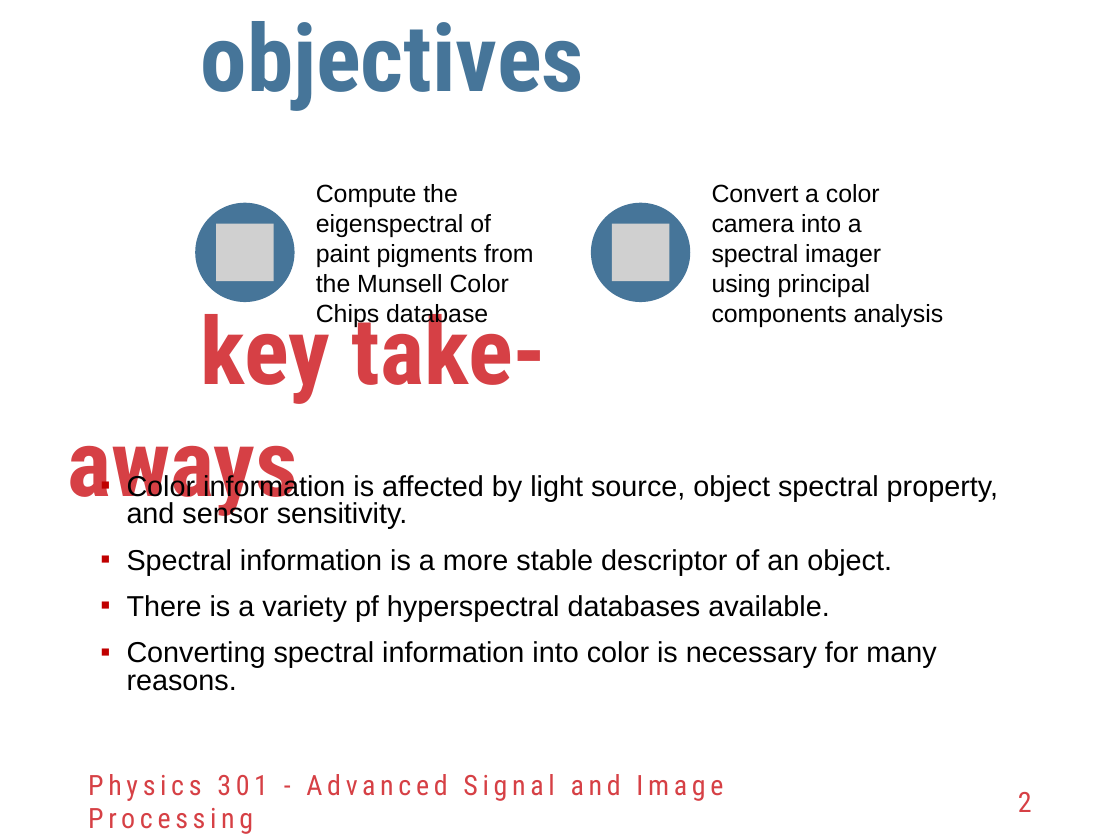
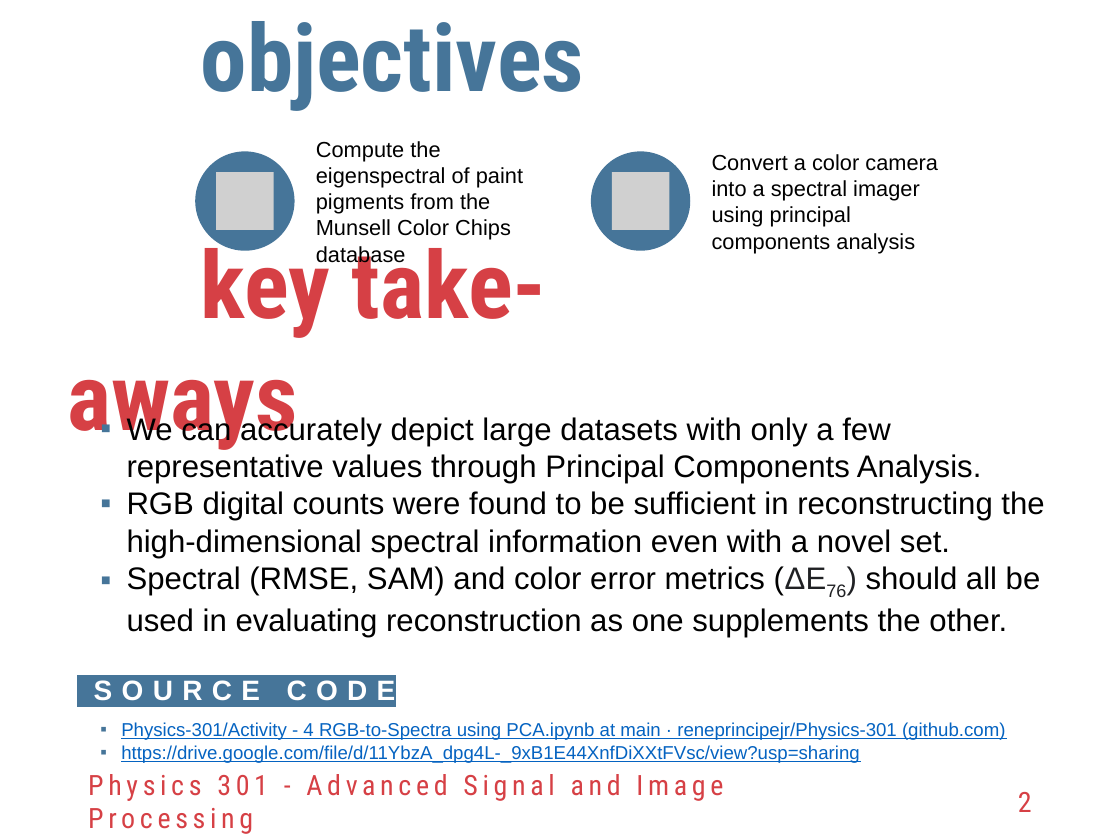
Before and after one commit to reneprincipejr/Physics-301, a slide deck: slide 2 of 04 RGB-to-Spectra using PCA/Activity 4 - RGB-Spectra using PCA.pptx. Drawn at 1120x840 pixels with LibreOffice and Linux fonts; fonts in the diff are those of the drawing; grey boxes stand for pictures; background and template pictures are left out. Boxes give left, top, right and bottom in pixels: in the first picture for what was removed or moved away, otherwise in the second. Text is boxed around its words. In the diff, an @@ line names an element or a change of style, - is before the commit and + after.

```diff
--- a/04 RGB-to-Spectra using PCA/Activity 4 - RGB-Spectra using PCA.pptx
+++ b/04 RGB-to-Spectra using PCA/Activity 4 - RGB-Spectra using PCA.pptx
@@ text "Compute the eigenspectral of paint ..." at <box>316,141,523,266</box>: size 16 to 14 pt @@
@@ picture added at <box>216,172,273,230</box> @@
@@ 2 texts, 2 ellipses, 1 picture: place and size @@
-2 texts, 2 ellipses, 1 picture at <box>195,184,944,328</box>
+2 texts, 2 ellipses, 1 picture at <box>195,141,938,266</box>
@@ text "Convert a color camera into ..." at <box>712,154,938,253</box>: size 16 to 14 pt @@
@@ text "key take-aways": place and size @@
-text "key take-aways" at <box>67,299,547,518</box>
+text "key take-aways" at <box>67,233,547,450</box>
@@ picture removed at <box>216,224,273,281</box> @@
@@ text added at <box>127,415,1044,638</box>, 20 pt, text #000000 @@
+▪ We can accurately depict large datasets with only a few representative values through Principal Components Analysis.
+▪ RGB digital counts were found to be sufficient in reconstructing the high-dimensional spectral information even with a novel set.
+▪ Spectral (RMSE, SAM) and color error metrics (ΔE76) should all be used in evaluating reconstruction as one supplements the other.
@@ text removed at <box>127,473,998,691</box> @@
-▪ Color information is affected by light source, object spectral property, and sensor sensitivity.
-▪ Spectral information is a more stable descriptor of an object.
-▪ There is a variety pf hyperspectral databases available.
-▪ Converting spectral information into color is necessary for many reasons.
@@ text added at <box>94,680,396,701</box>, 18 pt, text #FFFFFF, bold @@
+SOURCE CODE
@@ text added at <box>121,722,1006,763</box>, 12 pt, text #0563C1, underline @@
+▪ Physics-301/Activity - 4 RGB-to-Spectra using PCA.ipynb at main · reneprincipejr/Physics-301 (github.com)
+▪ https://drive.google.com/file/d/11YbzA_dpg4L-_9xB1E44XnfDiXXtFVsc/view?usp=sharing
```
Also in this commit, not shown: 6 other slides changed, 1 slide added, 1 slide removed, 7 other files.
